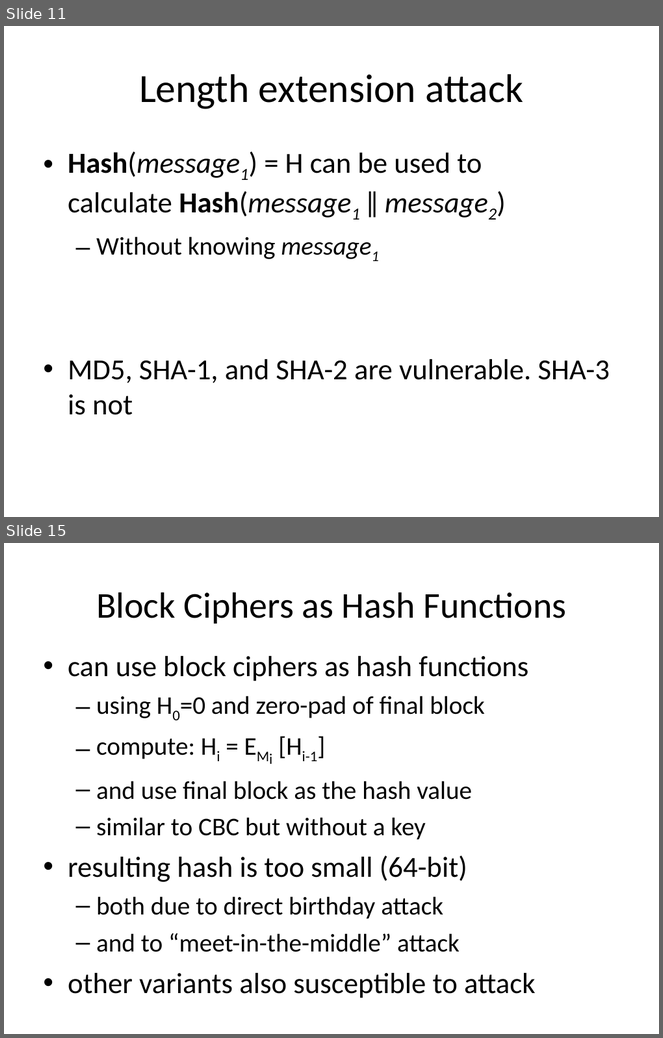
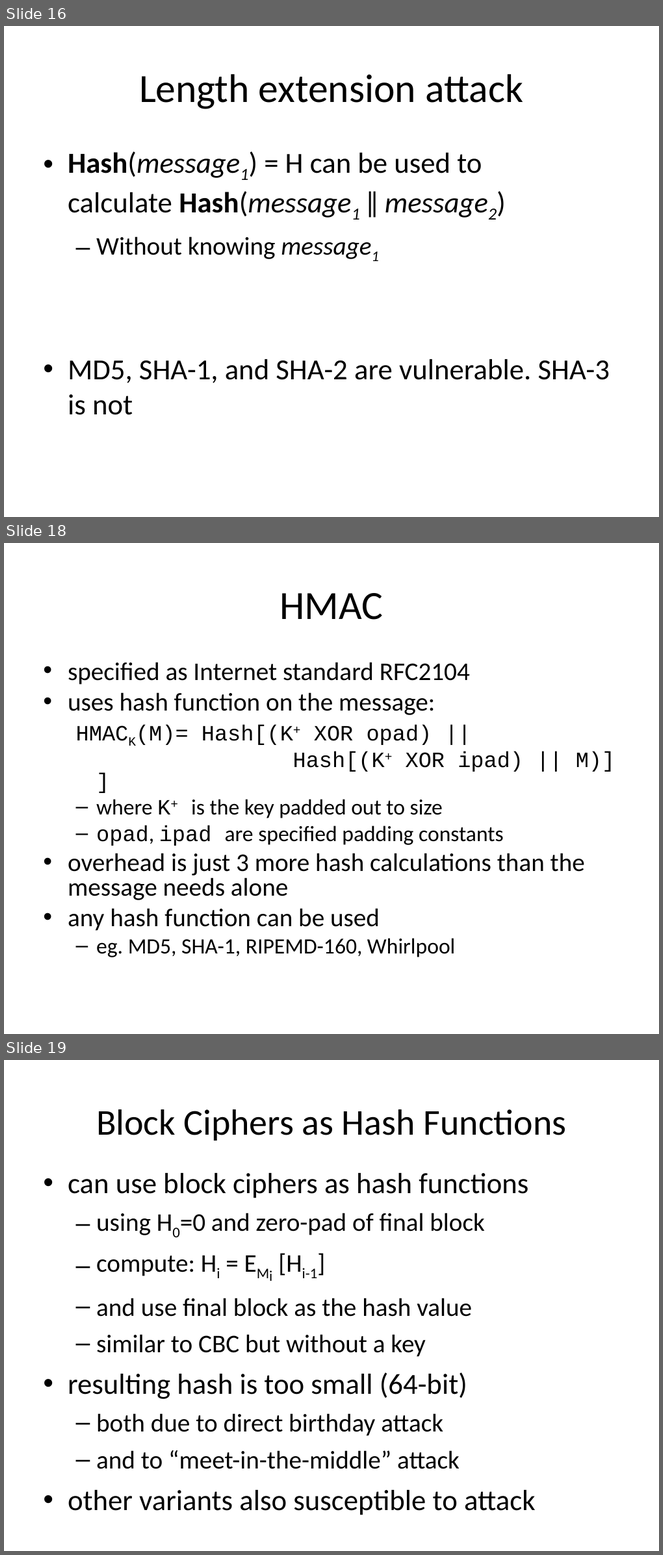
Before and after one commit to DeMaCS-UNICAL/NetworkSecurity, a slide deck: slides/ch11-Hash.Functions.ppt. Shown one above the other, each under a label of ours: slides 11 and 15 before the commit, slides 16, 18 and 19 after it; the slides between them are not shown. The pictures are 663x1038 and 663x1555 pixels, drawn with LibreOffice and Linux fonts; fonts in the diff are those of the drawing. Boxes give left, top, right and bottom in pixels: in the first picture for what was removed or moved away, otherwise in the second. Text is boxed around its words. In the diff, an @@ line names an element or a change of style, - is before the commit and + after.

```diff
--- a/slides/ch11-Hash.Functions.ppt
+++ b/slides/ch11-Hash.Functions.ppt
@@ slide 18 added at bbox=[4, 543, 659, 1034], background #FFFFFF @@
@@ title added at bbox=[280, 593, 383, 620], 44 pt, text #000000 @@
+HMAC
@@ text added at bbox=[68, 662, 616, 958], 24 pt, text #000000 @@
+• specified as Internet standard RFC2104
+• uses hash function on the message:
+  HMACK(M)= Hash[(K+ XOR opad) ||
+  Hash[(K+ XOR ipad) || M)] ]
+  – where K+ is the key padded out to size
+  – opad, ipad are specified padding constants
+• overhead is just 3 more hash calculations than the message needs alone
+• any hash function can be used
+  – eg. MD5, SHA-1, RIPEMD-160, Whirlpool
@@ what was slide 11 is now slide 16 @@
@@ what was slide 15 is now slide 19 @@
```
Also in this commit, not shown: 14 slides changed, 5 other slides added, 1 other file.
